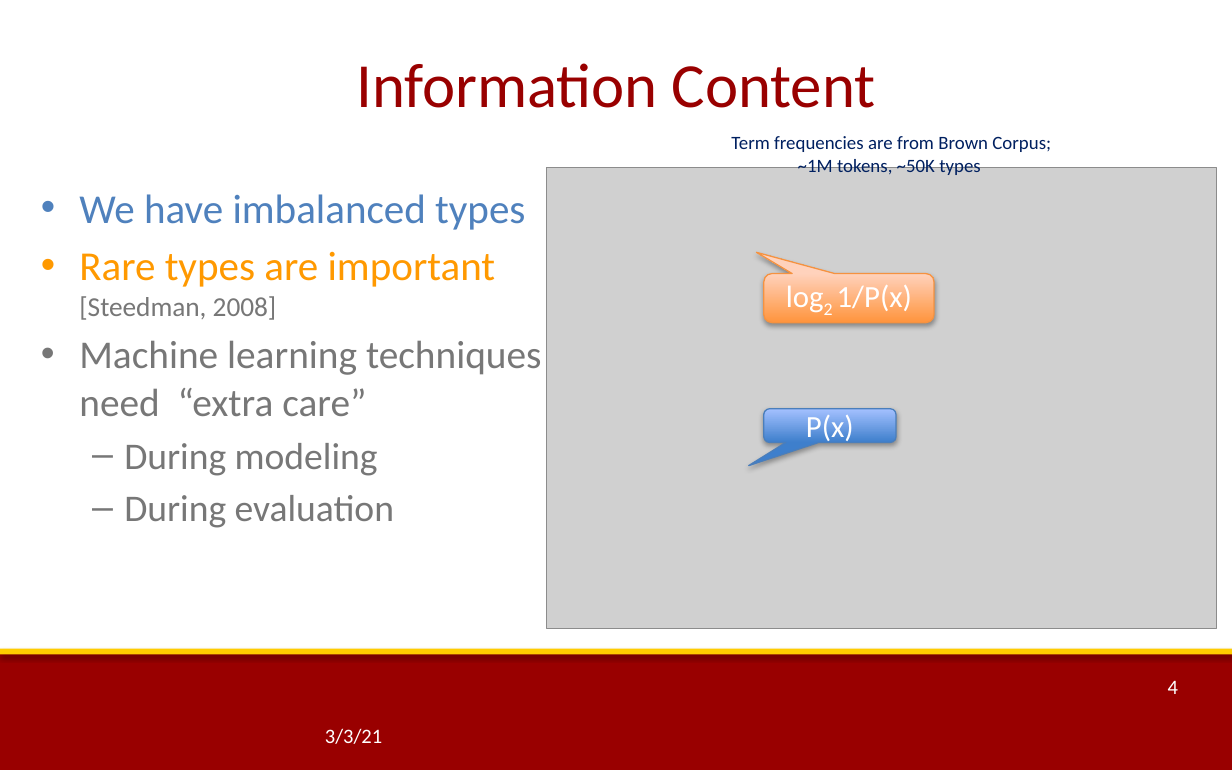
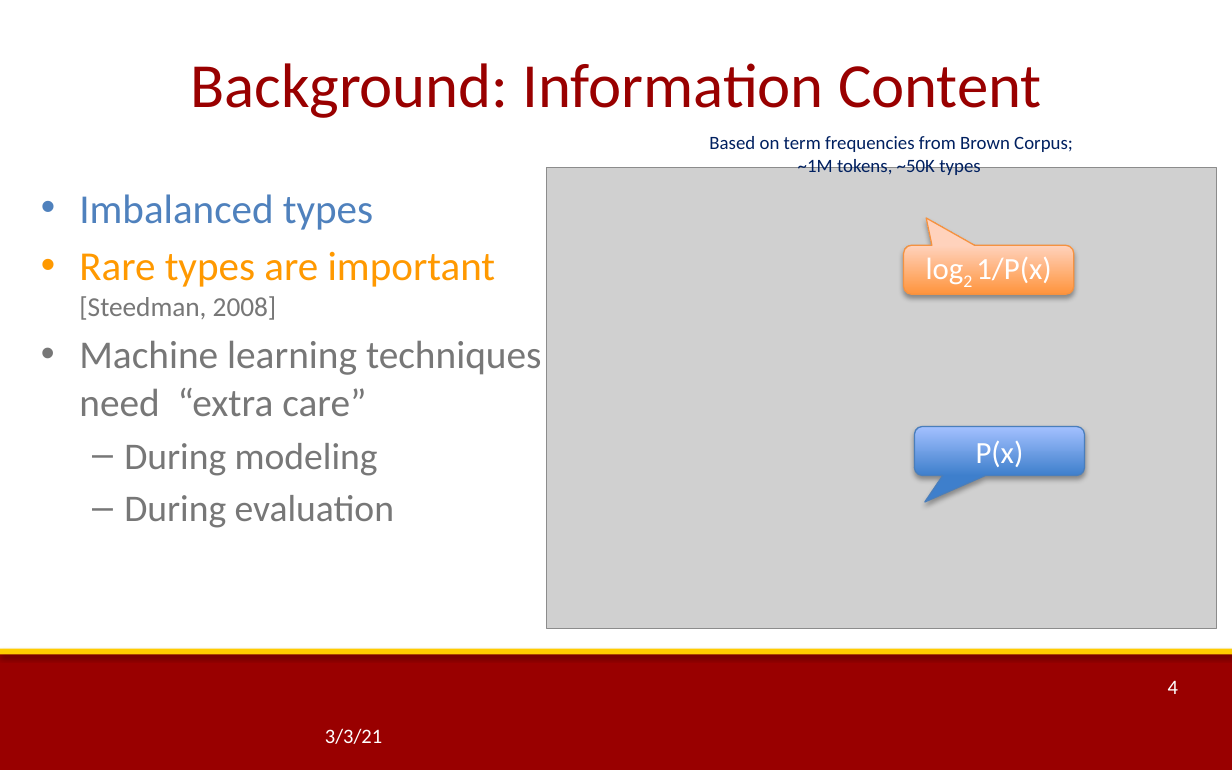
Before and after one commit to thammegowda/phd, a slide deck: slide 4 of quals-ppt/rev2-NMT-with-Imbalanced-Classes.pptx. Drawn at 1232x770 pixels with LibreOffice and Linux fonts; fonts in the diff are those of the drawing; grey boxes stand for pictures; background and template pictures are left out. Boxes give left, top, right and bottom in pixels: in the first picture for what was removed or moved away, otherwise in the second. Text is boxed around its words. In the diff, an @@ line names an element or a change of style, - is before the commit and + after.

```diff
--- a/quals-ppt/rev2-NMT-with-Imbalanced-Classes.pptx
+++ b/quals-ppt/rev2-NMT-with-Imbalanced-Classes.pptx
@@ title at (191, 63, 1042, 118): text changed @@
-Information Content
+Background: Information Content
@@ text at (709, 136, 1073, 175): text changed @@
-Term frequencies are from Brown Corpus;
-~1M tokens, ~50K types
+Based on term frequencies from Brown Corpus;
+~1M tokens, ~50K types
@@ text at (79, 194, 373, 230): text changed @@
-• We have imbalanced types
+• Imbalanced types
@@ rounded speech box "log2 1/P(x)": place and size @@
-rounded speech box "log2 1/P(x)" at (764, 274, 934, 323)
+rounded speech box "log2 1/P(x)" at (903, 245, 1073, 294)
@@ rounded speech box "log2 1/P(x)" at (903, 245, 1073, 294): proportions changed @@
@@ rounded speech box "P(x)" at (914, 426, 1084, 476): proportions changed @@
@@ rounded speech box "P(x)": place and size @@
-rounded speech box "P(x)" at (764, 409, 896, 442)
+rounded speech box "P(x)" at (914, 426, 1084, 476)
```
Also in this commit, not shown: 21 other slides changed, 3 slides added, 2 slides removed, 3 other files.
